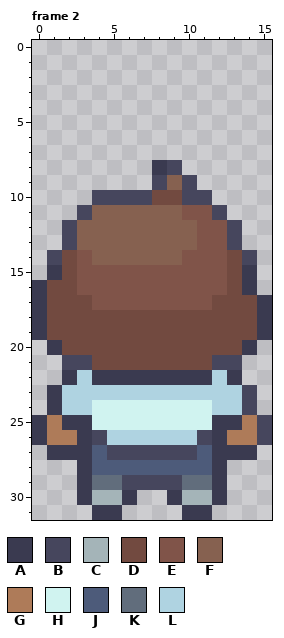
Two versions of one animated GIF sprite, thebook/img/character12.gif. The picture above was drawn from the file before the commit.
The file is 48x96 pixels, drawn in blocks of 3x3; one block is one cell here. Colours within 5 levels of each other are drawn and written as one. Shown: frame 2. The commit also changed other frames, which this record leaves out.
Palette (. is transparent): A #3a3a50  B #46465d  C #a4b4b8  D #724a40  E #805449  F #866150  G #ae7b59  H #d0f3f0  J #4d5b7a  K #616d7c  L #afd3e1
Now the later version:
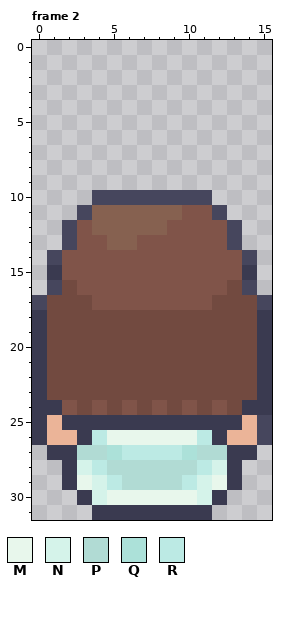
Colours new in this view: M #e8f7ec  N #d5f3ea  P #b1dbd4  Q #ace1d9  R #bceae4
The exact change:
Colour G changes from #ae7b59 to #ebb498.
Frame 2:
There is now colour A in rows 20 to 24 at x 0 and 15; in rows 28 to 29 at x 2 and 13; in row 31 at x 6 to 9.
The edit turns colour B into colour A in row 24 at x 14.
The edit turns colour H into colour A in row 25 at x 4 to 11.
The edit turns colour A into colour B in row 16 at x 14; in row 17 at x 0 and 15.
The edit turns colour D into colour B in row 10 at x 8 to 9; in row 16 at x 1.
There is now colour D in rows 21 to 22 at x 1 and 14.
The edit turns colour A into colour D in row 20 at x 1 and 14; in row 22 at x 2, 4 to 11 and 13; in row 23 at x 1.
The edit turns colour B into colour D in row 21 at x 2 to 3 and 12 to 13; in row 23 at x 14.
The edit turns colour H into colour D in row 24 at x 5, 7, 9 and 11.
The edit turns colour L into colour D in row 22 at x 3 and 12; in row 23 at x 2 to 13; in row 24 at x 3 and 13.
The edit turns colour D into colour E in rows 14 to 15 at x 2 and 13.
The edit turns colour F into colour E in row 12 at x 3 and 9 to 10; in row 13 at x 3 to 4 and 7 to 10; in row 14 at x 4 to 9.
The edit turns colour H into colour E in row 24 at x 4, 6, 8 and 10.
The edit turns colour L into colour E in row 24 at x 2 and 12.
There is now colour M in row 30 at x 7 to 8.
The edit turns colour A into colour M in row 29 at x 3 and 12; in row 30 at x 6 and 9.
The edit turns colour C into colour M in row 30 at x 5 and 10.
The edit turns colour L into colour M in row 26 at x 5 to 10.
The edit turns colour A into colour N in row 28 at x 3 and 12.
The edit turns colour C into colour N in row 30 at x 4 and 11.
The edit turns colour K into colour N in row 29 at x 4 and 11.
The edit turns colour A into colour P in row 27 at x 3 and 12.
The edit turns colour B into colour P in row 29 at x 6 to 9.
The edit turns colour J into colour P in row 27 at x 4 and 11; in row 28 at x 5 to 10.
The edit turns colour B into colour Q in row 27 at x 5 and 10.
The edit turns colour B into colour R in row 26 at x 4 and 11; in row 27 at x 6 to 9.
The edit turns colour J into colour R in row 28 at x 4 and 11.
The edit turns colour K into colour R in row 29 at x 5 and 10.
Colour A is removed in row 8 at x 8; in row 16 at x 0.
Colour B is removed in row 8 at x 9; in row 9 at x 8 and 10.
Colour F is removed in row 9 at x 9.
Pixel boxes of the changes (left, top, right, bottom) in both pictures:
changed: (32, 160, 272, 520)
